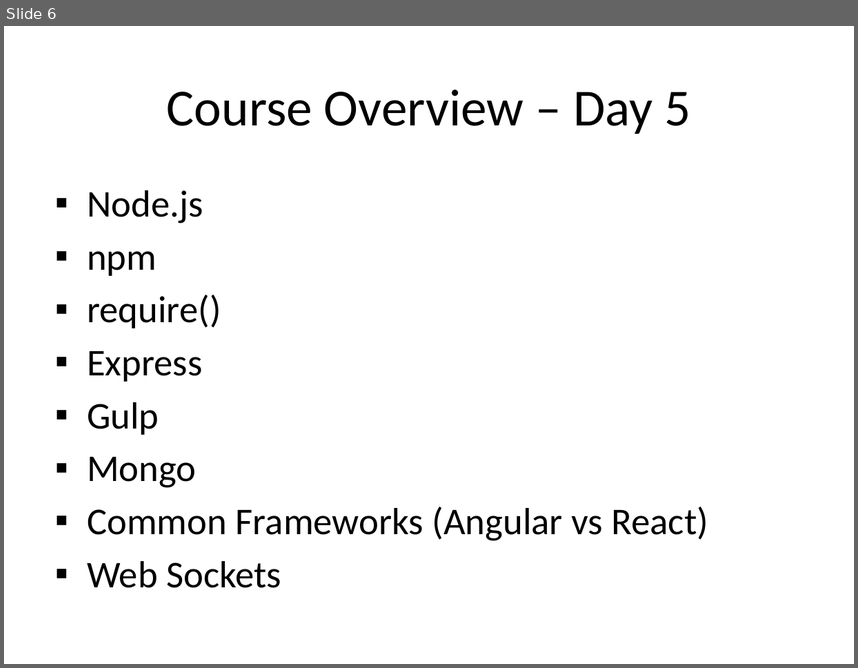
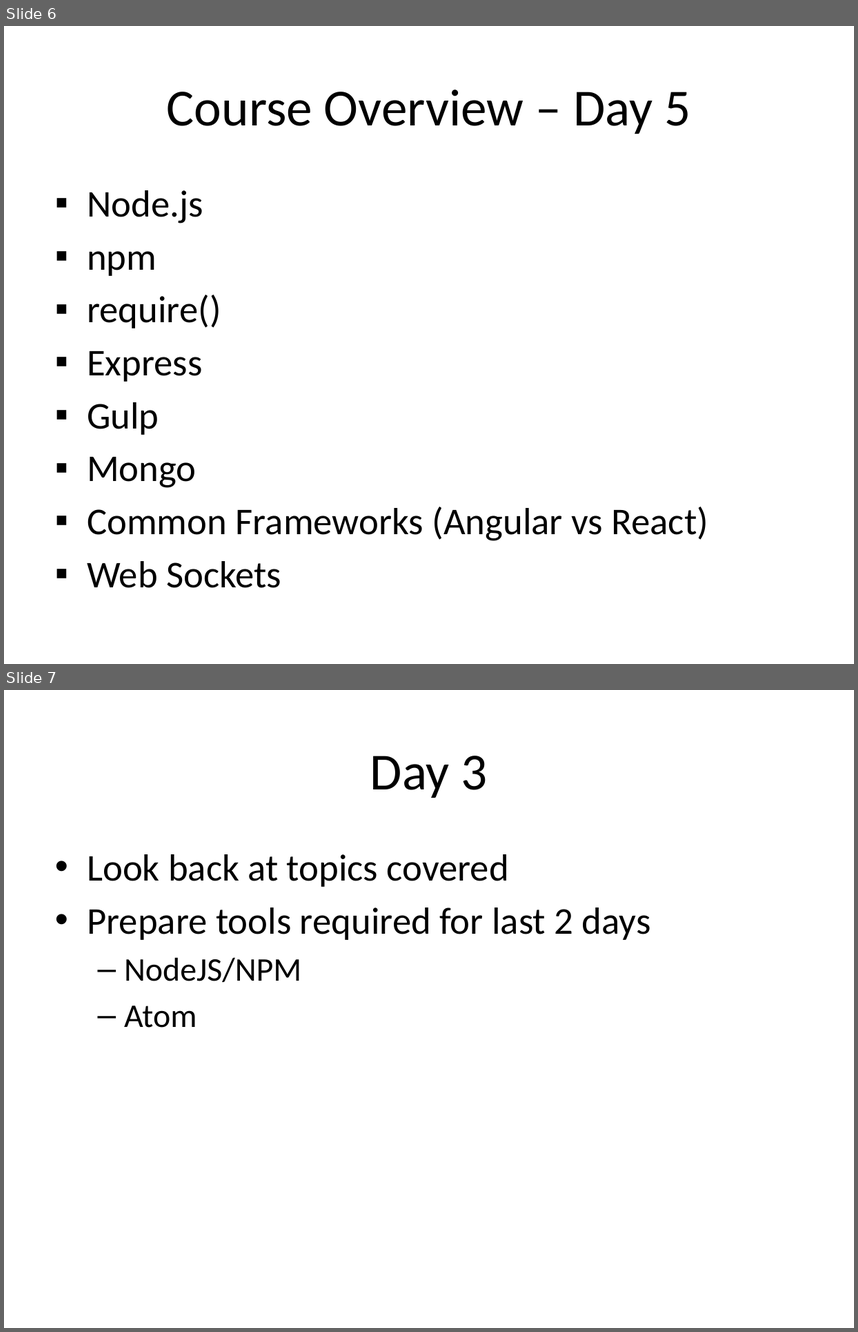
Before and after one commit to reachwill/coursecode, a slide deck: RoS/overview.pptx. Shown one above the other, each under a label of ours: slide 6 before the commit, slides 6 and 7 after it. The pictures are 858x668 and 858x1332 pixels, drawn with LibreOffice and Linux fonts; fonts in the diff are those of the drawing. Boxes give left, top, right and bottom in pixels: in the first picture for what was removed or moved away, otherwise in the second. Text is boxed around its words. In the diff, an @@ line names an element or a change of style, - is before the commit and + after.

```diff
--- a/RoS/overview.pptx
+++ b/RoS/overview.pptx
@@ slide 7 added at (x1=4, y1=690, x2=854, y2=1328), background #FFFFFF @@
@@ title added at (x1=370, y1=756, x2=488, y2=798), 44 pt, text #000000 @@
+Day 3
@@ text added at (x1=87, y1=854, x2=651, y2=1027), 32 pt, text #000000 @@
+• Look back at topics covered
+• Prepare tools required for last 2 days
+  – NodeJS/NPM
+  – Atom
```
Also in this commit, not shown: 4 other slides added, 2 other files.
